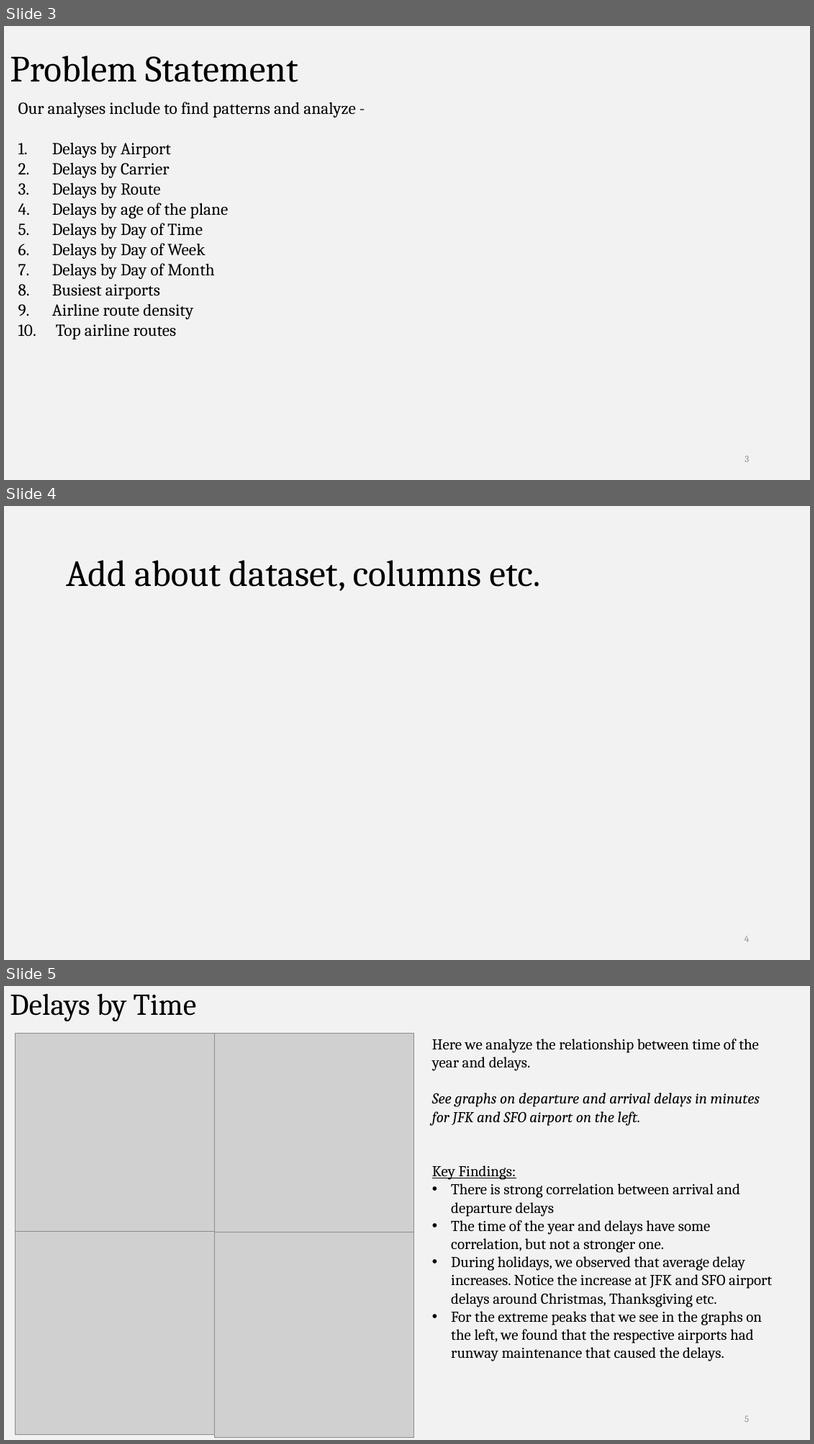
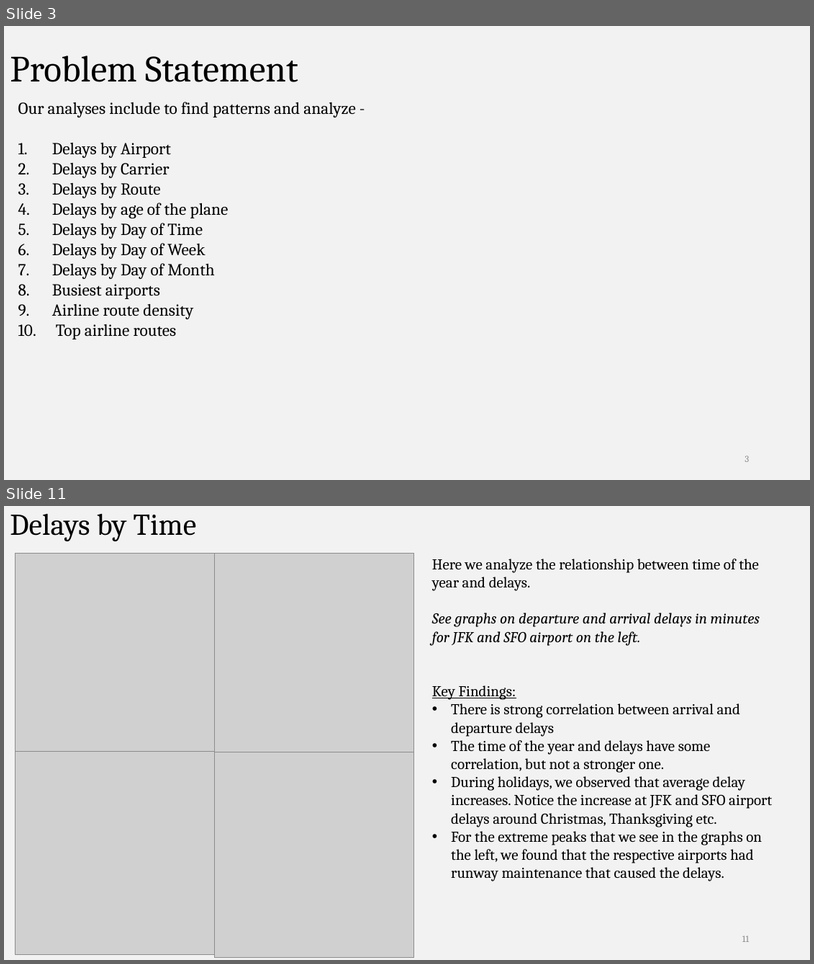
Before and after one commit to divyakkm/open-data-2014-airline, a slide deck: Analyzing Airline On-Time Data.pptx. Shown one above the other, each under a label of ours: slides 3, 4 and 5 before the commit, slides 3 and 11 after it; the slides between them are not shown. The pictures are 814x1444 and 814x964 pixels, drawn with LibreOffice and Linux fonts; fonts in the diff are those of the drawing; grey boxes stand for pictures. Boxes give left, top, right and bottom in pixels: in the first picture for what was removed or moved away, otherwise in the second. Text is boxed around its words. In the diff, an @@ line names an element or a change of style, - is before the commit and + after.

```diff
--- a/Analyzing Airline On-Time Data.pptx
+++ b/Analyzing Airline On-Time Data.pptx
@@ slide 4 removed at (4, 506, 810, 960), background #F2F2F2 @@
@@ title removed at (66, 560, 540, 591) @@
-Add about dataset, columns etc.
@@ page number removed at (745, 935, 749, 942) @@
-4
@@ what was slide 5 is now slide 11 @@
@@ page number at (743, 935, 749, 942): text changed @@
-5
+11
```
Also in this commit, not shown: 12 slides added, 1 other slide removed.
